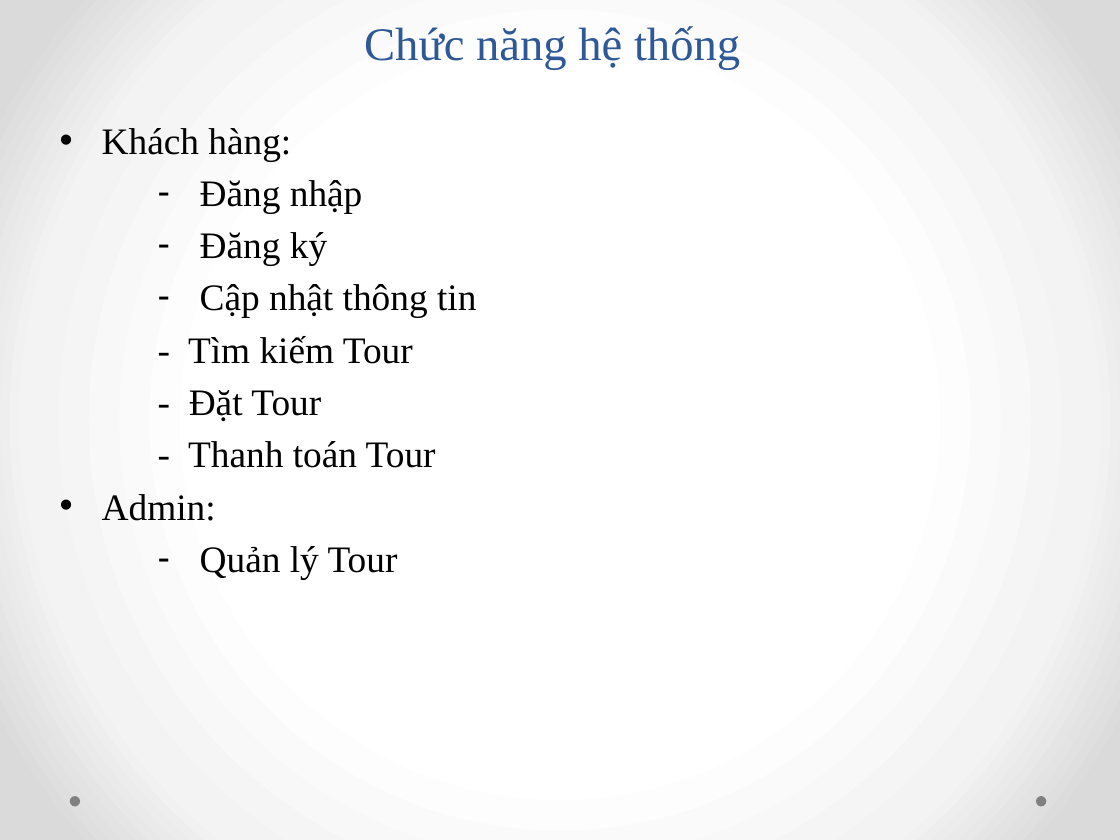
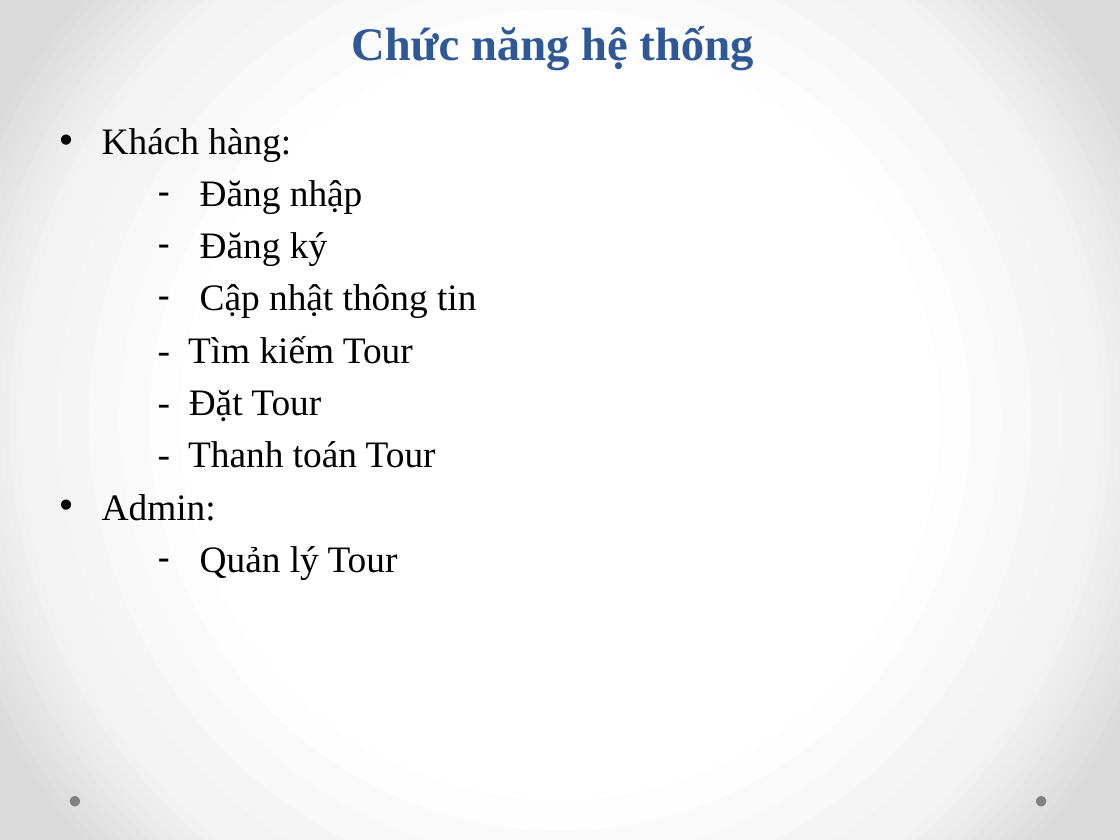
Before and after one commit to ltn290999/hethongthongtin, a slide deck: slide 4 of baocao.pptx. Drawn at 1120x840 pixels with LibreOffice and Linux fonts; fonts in the diff are those of the drawing. Boxes give left, top, right and bottom in pixels: in the first picture for what was removed or moved away, otherwise in the second. Text is boxed around its words. In the diff, an @@ line names an element or a change of style, - is before the commit and + after.

```diff
--- a/baocao.pptx
+++ b/baocao.pptx
@@ title "Chức năng hệ thống" at (x1=351, y1=26, x2=753, y2=70): bold on @@
```
Also in this commit, not shown: 6 other slides changed, 1 other file.
